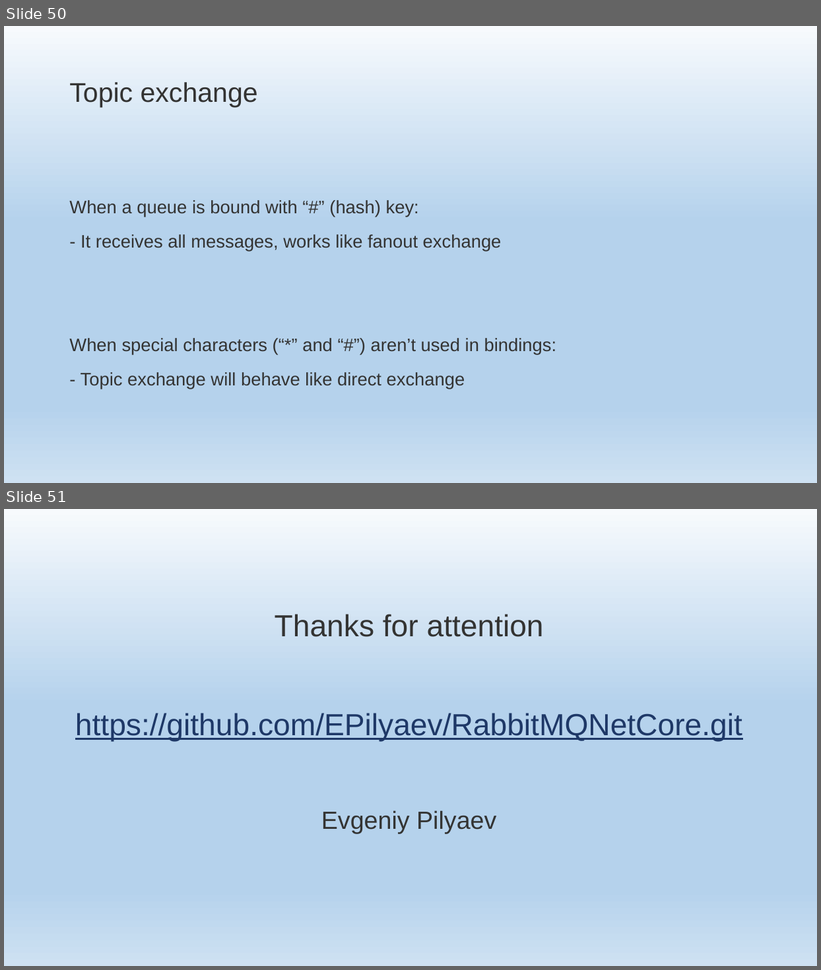
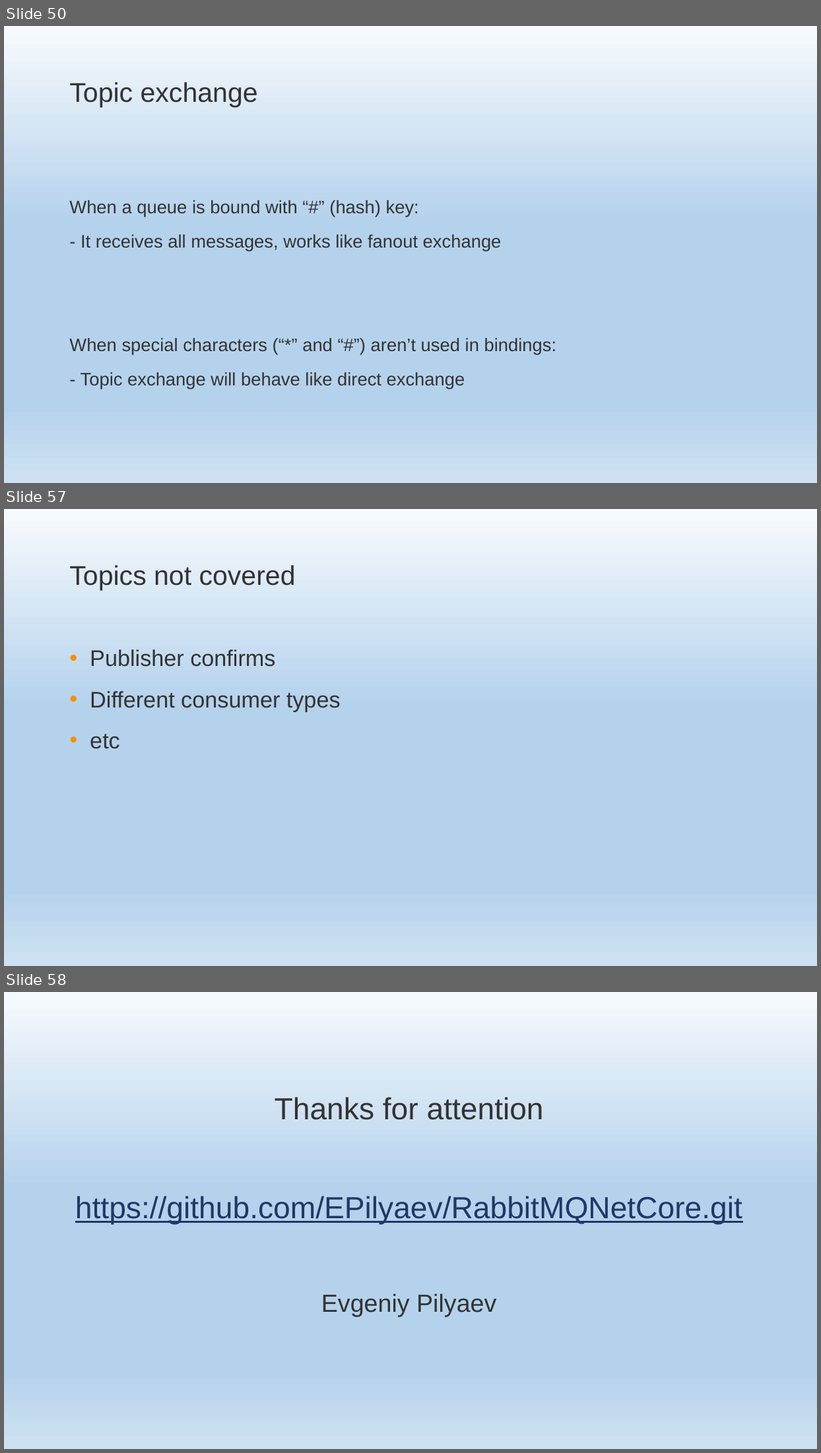
Before and after one commit to EPilyaev/RabbitMQNetCore, a slide deck: RabbitMQNetCore.pptm. Shown one above the other, each under a label of ours: slides 50 and 51 before the commit, slides 50, 57 and 58 after it; the slides between them are not shown. The pictures are 821x970 and 821x1453 pixels, drawn with LibreOffice and Linux fonts; fonts in the diff are those of the drawing; background and template pictures are left out. Boxes give left, top, right and bottom in pixels: in the first picture for what was removed or moved away, otherwise in the second. Text is boxed around its words. In the diff, an @@ line names an element or a change of style, - is before the commit and + after.

Commit message:
Add emit and receive logs topic

```diff
--- a/RabbitMQNetCore.pptm
+++ b/RabbitMQNetCore.pptm
@@ slide 57 added at (x1=4, y1=509, x2=817, y2=966), background gradient #F7FAFD to #B5D2EC to #CEE1F2 @@
@@ title added at (x1=69, y1=565, x2=296, y2=590), 48 pt, text #333332 @@
+Topics not covered
@@ text added at (x1=90, y1=650, x2=341, y2=749), 40 pt, text #333332 @@
+• Publisher confirms
+• Different consumer types
+• etc
@@ what was slide 51 is now slide 58 @@
```
Also in this commit, not shown: 6 other slides added, 5 other files.
